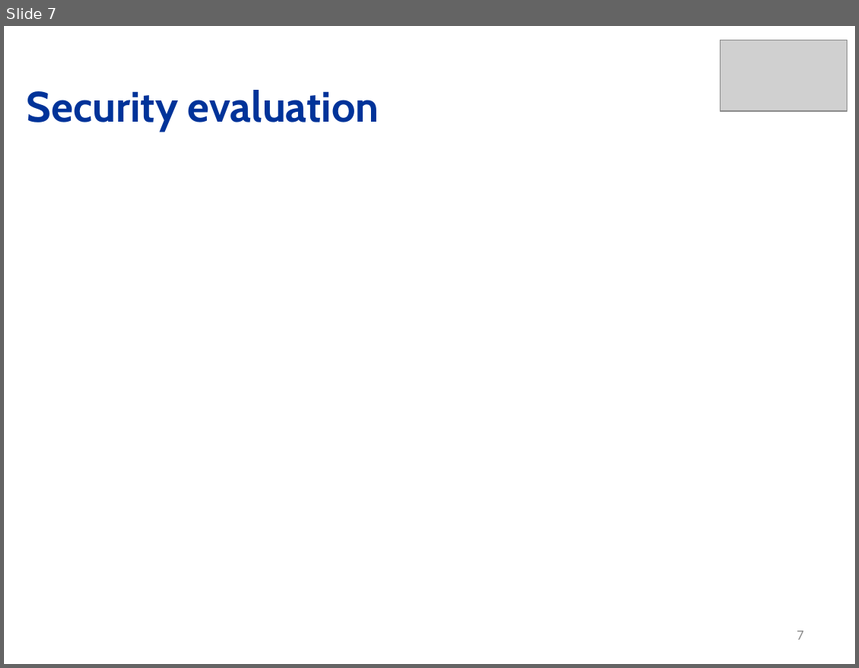
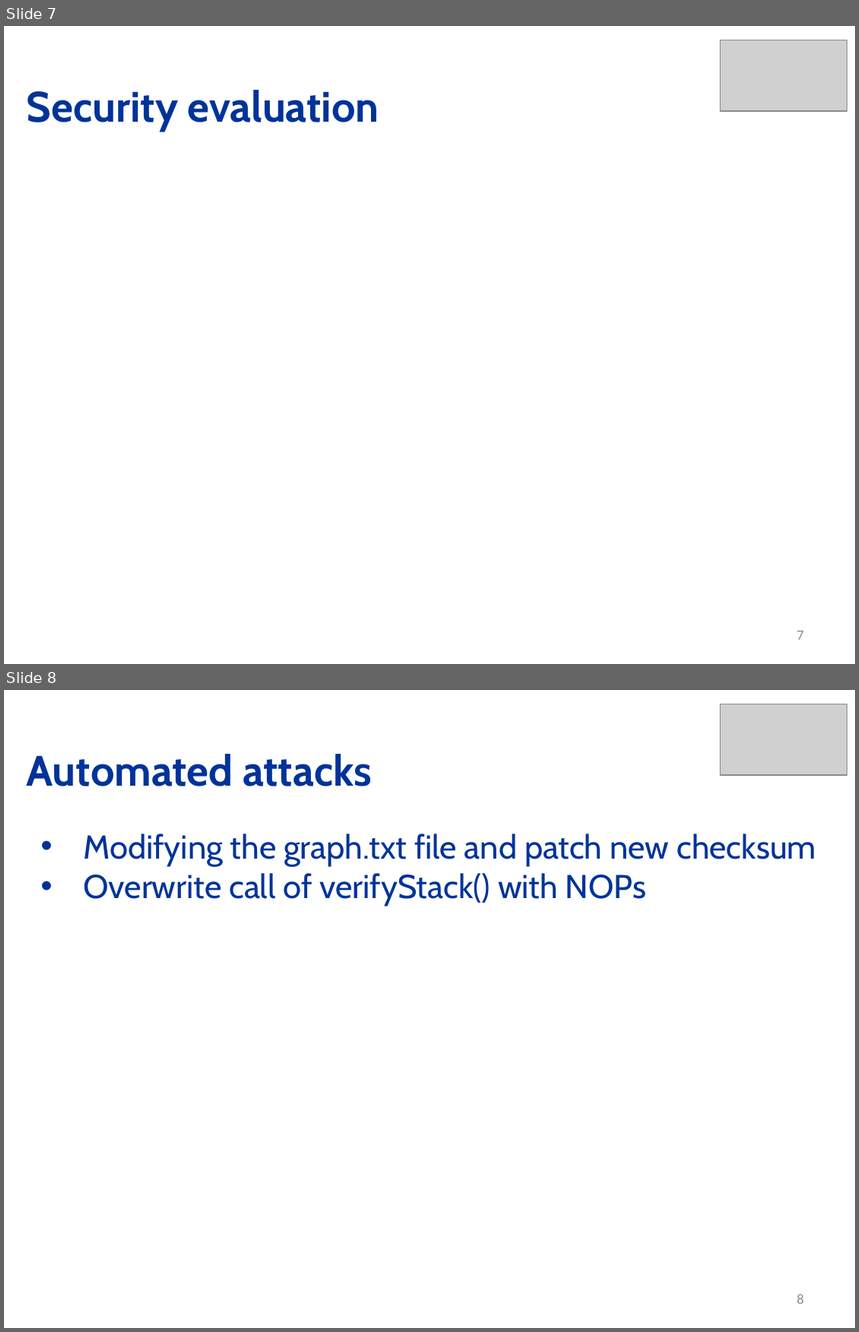
Before and after one commit to mamorel/sip-control-flow-integrity, a slide deck: Slides/PresentationPhase2.pptx. Shown one above the other, each under a label of ours: slide 7 before the commit, slides 7 and 8 after it. The pictures are 859x668 and 859x1332 pixels, drawn with LibreOffice and Linux fonts; fonts in the diff are those of the drawing; grey boxes stand for pictures. Boxes give left, top, right and bottom in pixels: in the first picture for what was removed or moved away, otherwise in the second. Text is boxed around its words. In the diff, an @@ line names an element or a change of style, - is before the commit and + after.

```diff
--- a/Slides/PresentationPhase2.pptx
+++ b/Slides/PresentationPhase2.pptx
@@ slide 8 added at box(4, 690, 855, 1328), background #FFFFFF @@
@@ picture added at box(721, 704, 848, 775) @@
@@ subtitle added at box(27, 754, 372, 787), 36 pt, text #003399, bold @@
+Automated attacks
@@ text added at box(83, 834, 816, 906), 28 pt, text #003399 @@
+• Modifying the graph.txt file and patch new checksum
+• Overwrite call of verifyStack() with NOPs
@@ page number added at box(797, 1294, 804, 1304), 12 pt, text #8C8C8C @@
+8
```
Also in this commit, not shown: 4 slides changed, 2 other files.
